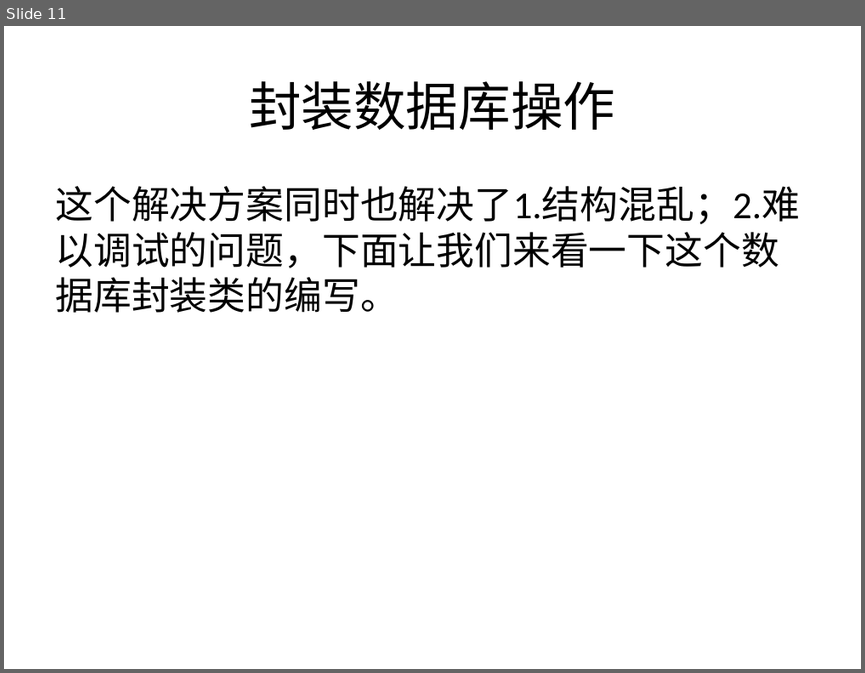
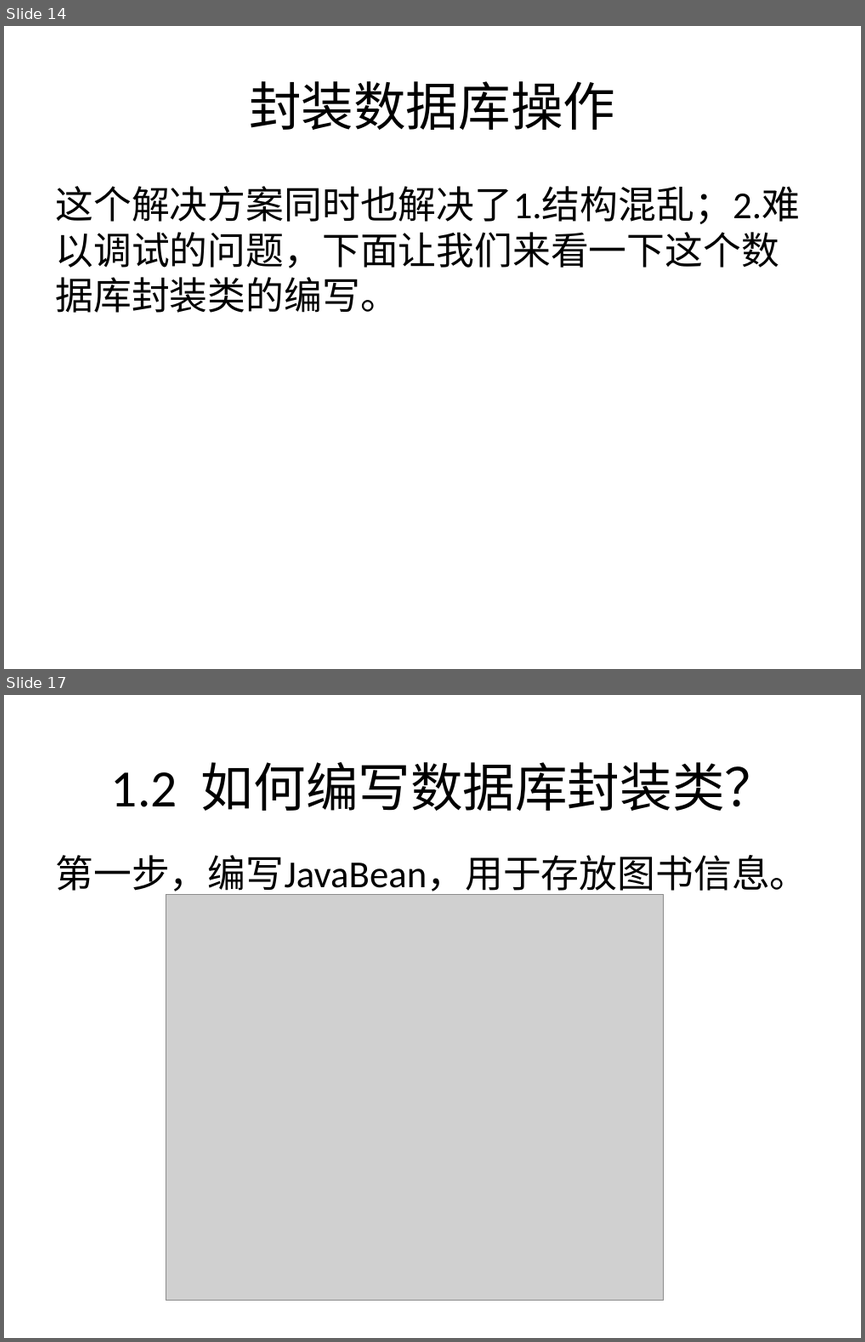
Before and after one commit to swordjoinmagic/JSPLesson, a slide deck: ppt/JSP课PPT.pptx. Shown one above the other, each under a label of ours: slide 11 before the commit, slides 14 and 17 after it; the slides between them are not shown. The pictures are 865x673 and 865x1342 pixels, drawn with LibreOffice and Linux fonts; fonts in the diff are those of the drawing; grey boxes stand for pictures. Boxes give left, top, right and bottom in pixels: in the first picture for what was removed or moved away, otherwise in the second. Text is boxed around its words. In the diff, an @@ line names an element or a change of style, - is before the commit and + after.

```diff
--- a/ppt/JSP课PPT.pptx
+++ b/ppt/JSP课PPT.pptx
@@ slide 17 added at [4, 695, 861, 1338], background #FFFFFF @@
@@ text added at [111, 762, 778, 811], 44 pt, text #000000 @@
+1.2 如何编写数据库封装类？
@@ text added at [55, 855, 807, 896], 32 pt, text #000000 @@
+第一步，编写JavaBean，用于存放图书信息。
@@ picture added at [166, 894, 664, 1300] @@
@@ what was slide 11 is now slide 14 @@
```
Also in this commit, not shown: 5 slides changed, 59 other slides added, 16 other files.
